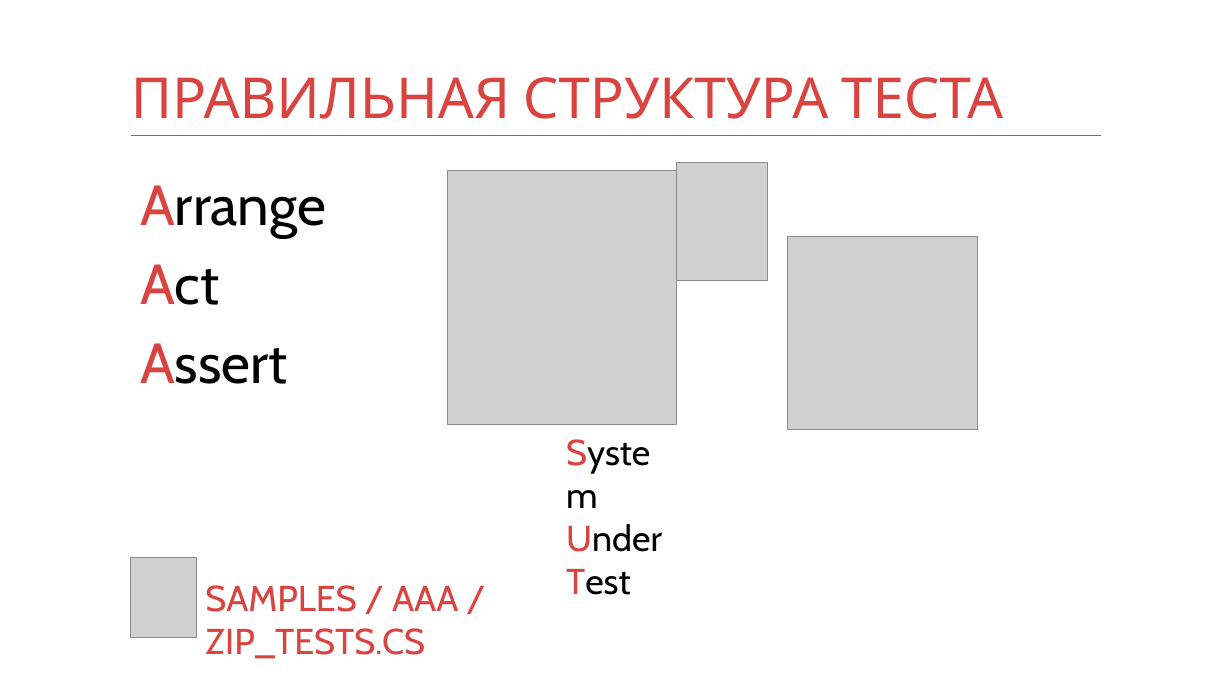
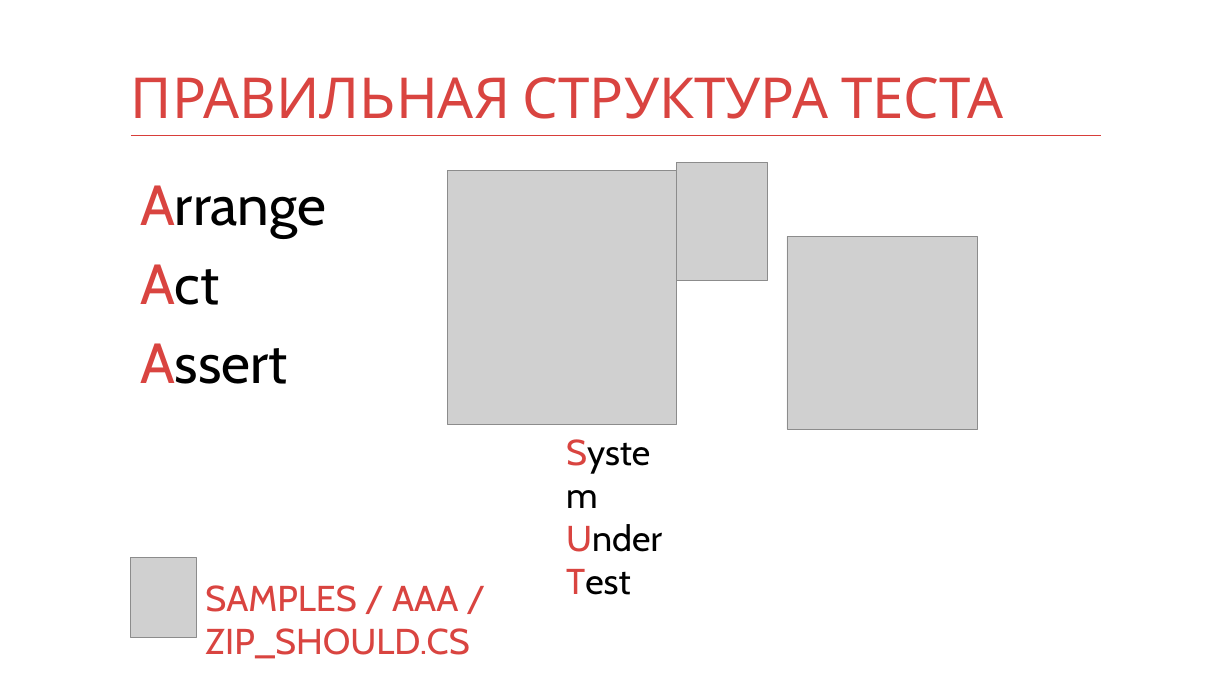
Before and after one commit to kontur-courses/testing, a slide deck: slide 5 of testing.pptx. Drawn at 1232x693 pixels with LibreOffice and Linux fonts; fonts in the diff are those of the drawing; grey boxes stand for pictures. Boxes give left, top, right and bottom in pixels: in the first picture for what was removed or moved away, otherwise in the second. Text is boxed around its words. In the diff, an @@ line names an element or a change of style, - is before the commit and + after.

```diff
--- a/testing.pptx
+++ b/testing.pptx
@@ text at (x1=205, y1=585, x2=469, y2=659): text changed @@
-SAMPLES / AAA / ZIP_TESTS.CS
+SAMPLES / AAA / ZIP_SHOULD.CS
```
Also in this commit, not shown: 1 other slide changed, 1 other file.
